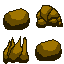
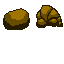
Revision of a layered 64×64 image; what changed, layer by layer:
painted on "Background" over [3, 36, 62, 64]
